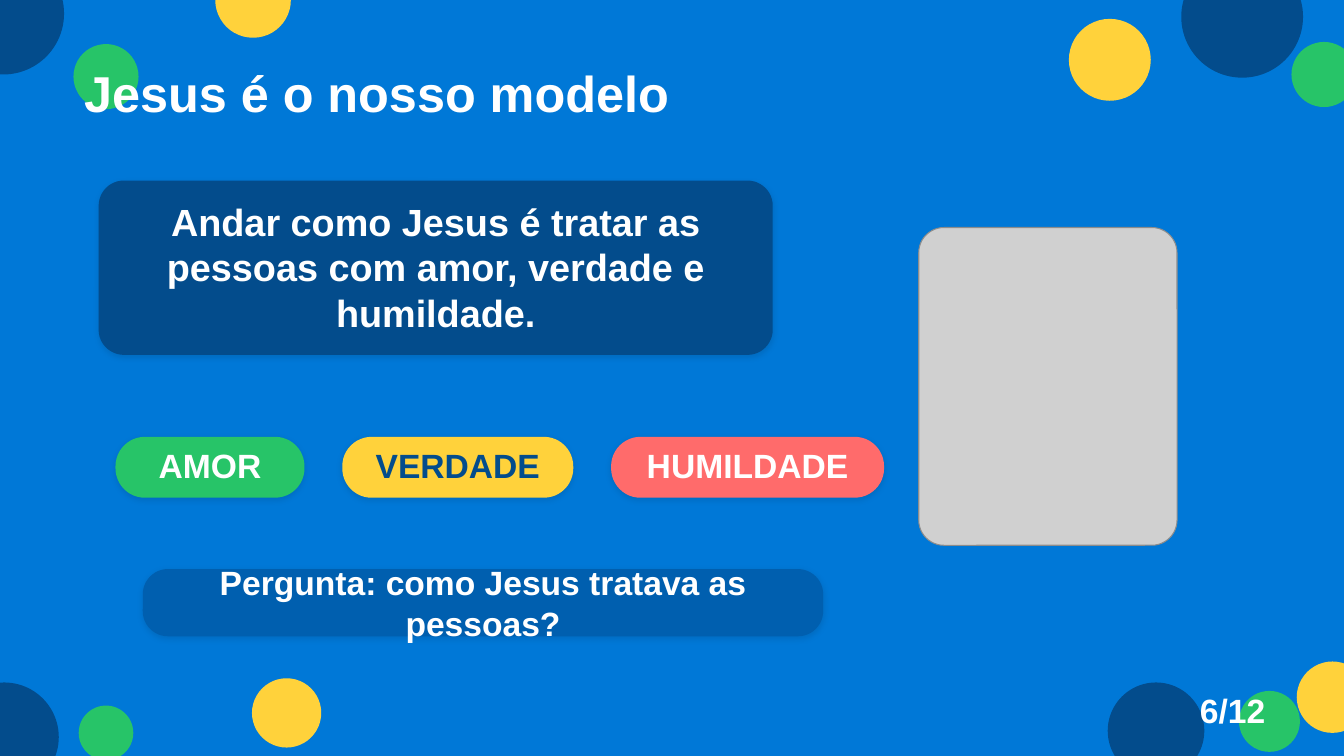
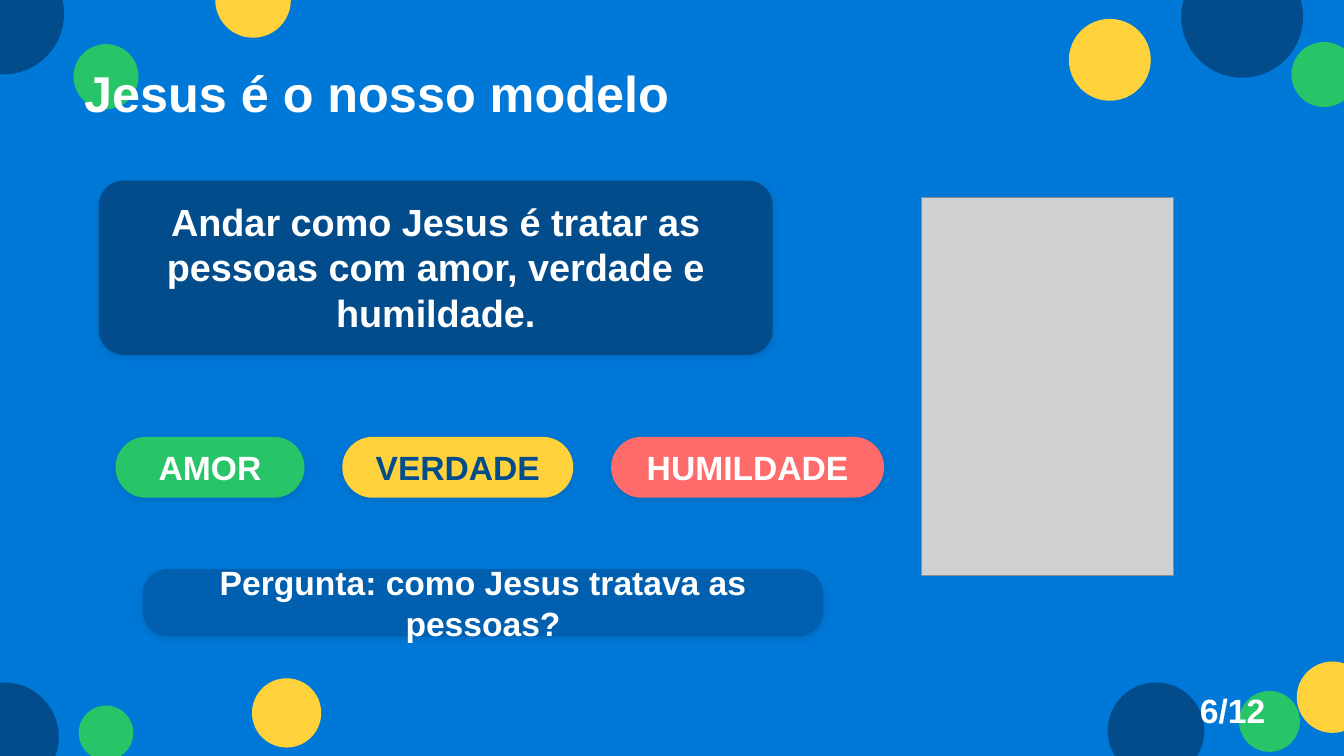
Before and after one commit to rodrigoasouza93/cultokids, a slide deck: slide 6 of apresentacoes/2026-06-29-jogando-limpo/culto-kids-2026-06-29-jogando-limpo.pptx. Drawn at 1344x756 pixels with LibreOffice and Linux fonts; fonts in the diff are those of the drawing; grey boxes stand for pictures. Boxes give left, top, right and bottom in pixels: in the first picture for what was removed or moved away, otherwise in the second. Text is boxed around its words. In the diff, an @@ line names an element or a change of style, - is before the commit and + after.

```diff
--- a/apresentacoes/2026-06-29-jogando-limpo/culto-kids-2026-06-29-jogando-limpo.pptx
+++ b/apresentacoes/2026-06-29-jogando-limpo/culto-kids-2026-06-29-jogando-limpo.pptx
@@ picture: place and size @@
-picture at <box>919,228,1177,545</box>
+picture at <box>923,198,1175,576</box>
@@ proportions changed in 3 elements at <box>116,437,306,497</box>, <box>343,437,574,497</box>, <box>611,437,884,497</box> @@
```
Also in this commit, not shown: 4 other slides changed, 4 other files.
